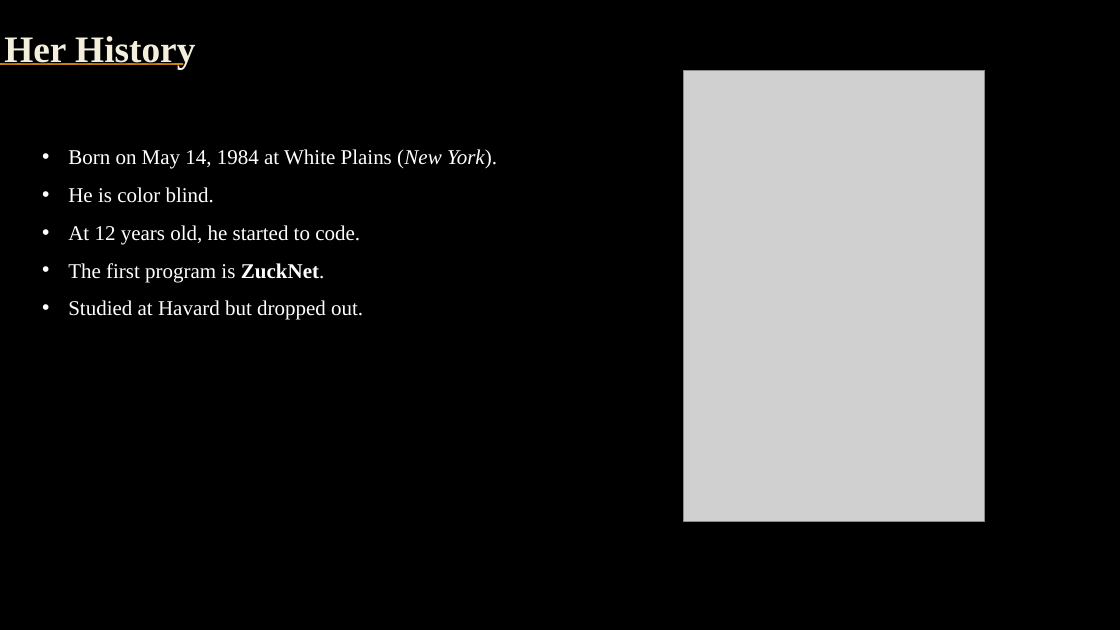
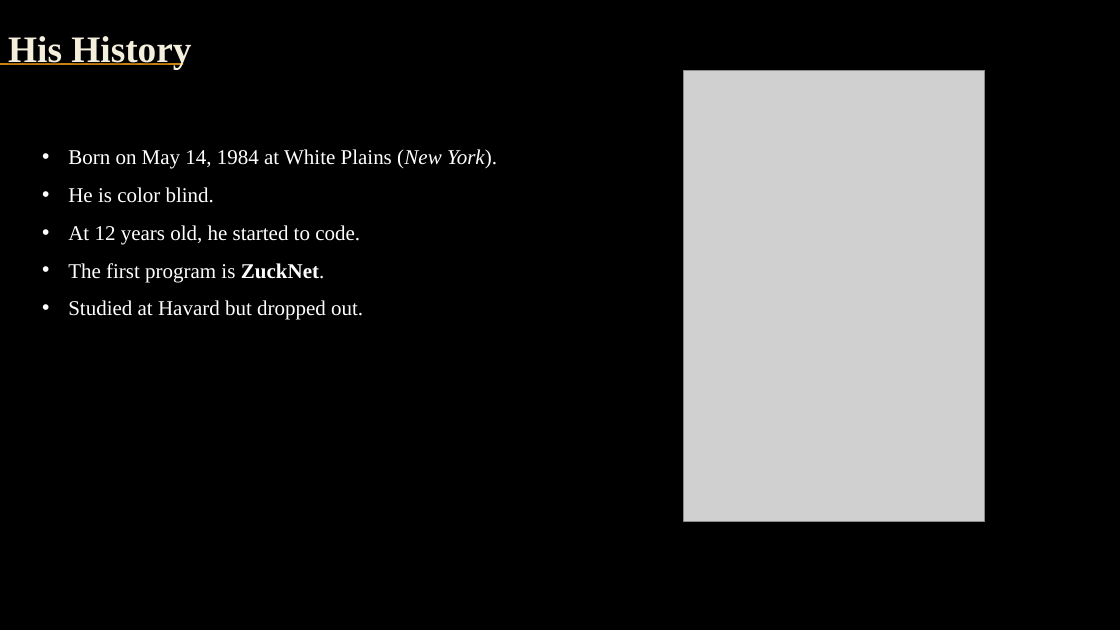
Before and after one commit to RomainMILLAN-IUT-MTPSETE/Cours-Linker, a slide deck: slide 2 of Semestre 2/Anglais/Anglais Entreprise/Examen - 1/DOSSIER PREP/Mark ZUCKERBERG.pptx. Drawn at 1120x630 pixels with LibreOffice and Linux fonts; fonts in the diff are those of the drawing; grey boxes stand for pictures; background and template pictures are left out. Boxes give left, top, right and bottom in pixels: in the first picture for what was removed or moved away, otherwise in the second. Text is boxed around its words. In the diff, an @@ line names an element or a change of style, - is before the commit and + after.

```diff
--- a/Semestre 2/Anglais/Anglais Entreprise/Examen - 1/DOSSIER PREP/Mark ZUCKERBERG.pptx
+++ b/Semestre 2/Anglais/Anglais Entreprise/Examen - 1/DOSSIER PREP/Mark ZUCKERBERG.pptx
@@ title at (8, 36, 191, 70): text changed @@
-Her History
+His History
```
Also in this commit, not shown: 2 other slides changed, 2 other files.
